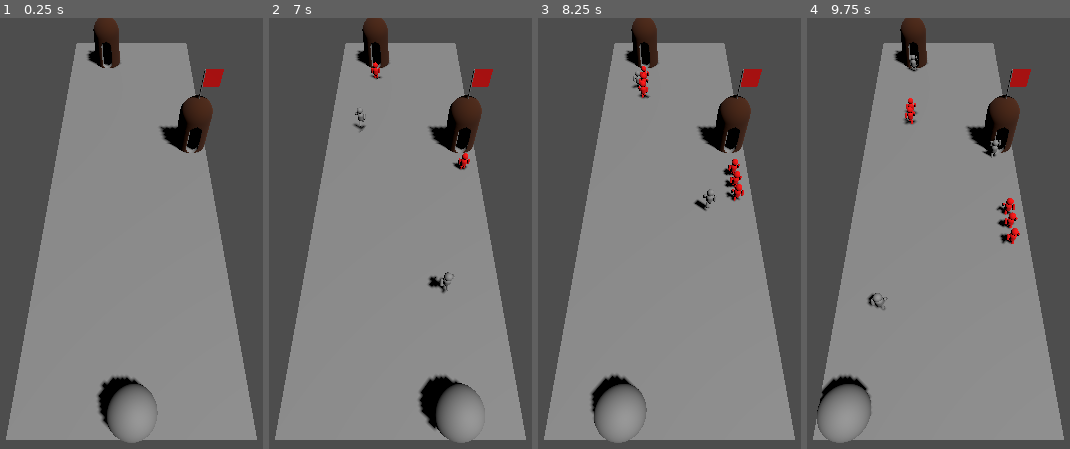
Above: before the commit, frames 1-4 (left to right).
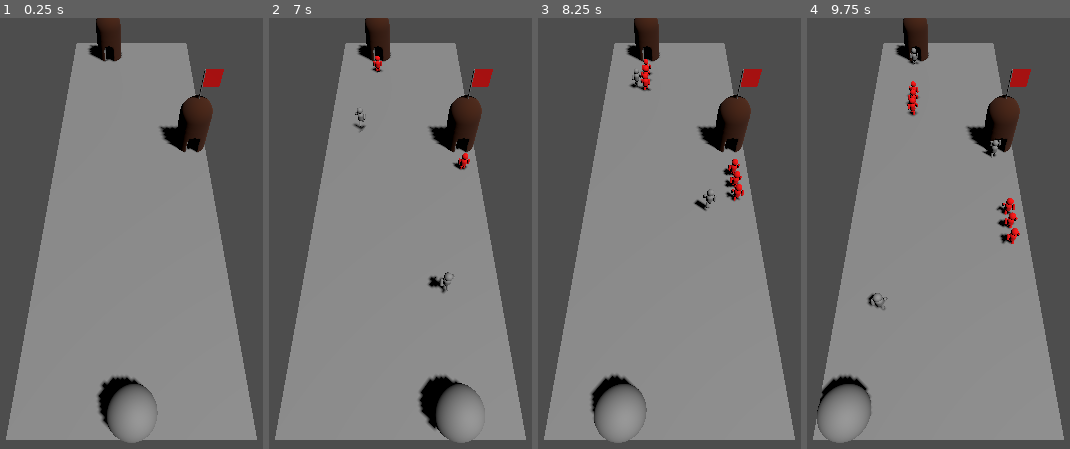
Above: after the commit, the same moments.

Repository: footinglow/Godot4
Game: Godot game, scene res://global.tscn
Same seed, same stepped clock (60 frames per second), same inputs: the game is played once before the commit and once after it.
Inputs (mouse positions are in pixels of both pictures, inside the frame that each line leads up to):
- Up to frame 1 (0.25 s): no input
- Up to frame 2 (7 s): tap Enter at 0.5, 2, 4.25 s; move the mouse to (outside the picture) at 0.52 s; click (outside the picture) at 0.67 s; tap Space at 1.25, 2.75 s; drag from (outside the picture) to (361, 332) at 1.27 s; move the mouse to (479, 142) at 2.02 s; click (479, 142) at 2.17 s; drag from (361, 332) to (outside the picture) at 2.77 s; move the mouse to (outside the picture) at 3.52 s; click (outside the picture) at 3.67 s; drag from (outside the picture) to (279, 130) at 4.27 s; move the mouse to (439, 242) at 5.02 s; click (439, 242) at 5.17 s; drag from (279, 130) to (outside the picture) at 5.77 s; move the mouse to (outside the picture) at 6.52 s; click (outside the picture) at 6.67 s
- Up to frame 3 (8.25 s): drag from (outside the picture) to (630, 332) at 7.27 s; move the mouse to (748, 142) at 8.02 s; click (748, 142) at 8.17 s
- Up to frame 4 (9.75 s): drag from (899, 332) to (outside the picture) at 8.77 s; move the mouse to (outside the picture) at 9.52 s; click (outside the picture) at 9.67 s

The runs differ from the first frame. In frame 1, 0.7% of the frame differs, in the area x 33-77%, y 0-32%; in frame 2, 0.8%; in frame 3, 1.0%; in frame 4, 1.1%.

Commit message:
砦の出入り口が大きすぎたので小さくして作り直しました。

Diff:
--- a/02_study/S14_CharacterDesign_Enemy/Design/design_enemy_fort.tres
+++ b/02_study/S14_CharacterDesign_Enemy/Design/design_enemy_fort.tres
@@ -1,4 +1,4 @@
-[gd_resource type="StandardMaterial3D" format=3 uid="uid://dtaqkcy5gkgnf"]
+[gd_resource type="StandardMaterial3D" format=3 uid="uid://do8us5mgynxmo"]
 
 [resource]
-albedo_color = Color(0.278431, 0.12549, 0.00784314, 1)
+albedo_color = Color(0.27451, 0.117647, 0, 1)
--- a/02_study/S14_CharacterDesign_Enemy/Design/design_enemy_fort.tscn
+++ b/02_study/S14_CharacterDesign_Enemy/Design/design_enemy_fort.tscn
@@ -1,55 +1,55 @@
-[gd_scene load_steps=9 format=3 uid="uid://b4w03cof6tlsu"]
+[gd_scene load_steps=9 format=3 uid="uid://b13uo1gn6ctqv"]
 
-[ext_resource type="Material" uid="uid://dtaqkcy5gkgnf" path="res://Design/design_enemy_fort.tres" id="1_34bre"]
-[ext_resource type="Material" uid="uid://dof1siy3wmxuk" path="res://Design/design_enemy_soldier.tres" id="2_350yp"]
+[ext_resource type="Material" uid="uid://do8us5mgynxmo" path="res://Design/design_enemy_fort.tres" id="1_lskdl"]
+[ext_resource type="Material" uid="uid://dof1siy3wmxuk" path="res://Design/design_enemy_soldier.tres" id="2_82fgb"]
 
-[sub_resource type="CylinderMesh" id="CylinderMesh_dvn38"]
-material = ExtResource("1_34bre")
+[sub_resource type="CylinderMesh" id="CylinderMesh_1xdxl"]
+material = ExtResource("1_lskdl")
 height = 1.0
 
-[sub_resource type="CapsuleMesh" id="CapsuleMesh_cog7c"]
-material = ExtResource("1_34bre")
+[sub_resource type="CapsuleMesh" id="CapsuleMesh_stds1"]
 height = 1.5
 
-[sub_resource type="CapsuleMesh" id="CapsuleMesh_8iagx"]
+[sub_resource type="CapsuleMesh" id="CapsuleMesh_5jdmb"]
 radius = 0.2
 height = 1.0
 
-[sub_resource type="CapsuleMesh" id="CapsuleMesh_tk28h"]
+[sub_resource type="CapsuleMesh" id="CapsuleMesh_leqso"]
 radius = 0.4
 height = 1.5
 
-[sub_resource type="CylinderMesh" id="CylinderMesh_6tyj4"]
+[sub_resource type="CylinderMesh" id="CylinderMesh_0mj0x"]
 top_radius = 0.02
 bottom_radius = 0.02
 height = 1.0
 
-[sub_resource type="BoxMesh" id="BoxMesh_xpxnx"]
-material = ExtResource("2_350yp")
+[sub_resource type="BoxMesh" id="BoxMesh_urfsx"]
+material = ExtResource("2_82fgb")
 size = Vector3(0.5, 0.5, 0.01)
 
 [node name="DesignEnemyFort" type="Node3D"]
 
 [node name="OuterWall" type="CSGMesh3D" parent="."]
-mesh = SubResource("CylinderMesh_dvn38")
+mesh = SubResource("CylinderMesh_1xdxl")
 
 [node name="Ceiling" type="CSGMesh3D" parent="OuterWall"]
 transform = Transform3D(1, 0, 0, 0, 1, 0, 0, 0, 1, 0, 0.4, 0)
-mesh = SubResource("CapsuleMesh_cog7c")
+mesh = SubResource("CapsuleMesh_stds1")
+material = ExtResource("1_lskdl")
 
 [node name="Doorway" type="CSGMesh3D" parent="OuterWall"]
-transform = Transform3D(1, 0, 0, 0, 1, 0, 0, 0, 1, 0, 0, 0.5)
+transform = Transform3D(1, 0, 0, 0, 1, 0, 0, 0, 1, 0, -0.4, 0.5)
 operation = 2
-mesh = SubResource("CapsuleMesh_8iagx")
+mesh = SubResource("CapsuleMesh_5jdmb")
 
 [node name="Room" type="CSGMesh3D" parent="OuterWall"]
 operation = 2
-mesh = SubResource("CapsuleMesh_tk28h")
+mesh = SubResource("CapsuleMesh_leqso")
 
-[node name="Flag" type="MeshInstance3D" parent="."]
+[node name="FlagPole" type="MeshInstance3D" parent="."]
 transform = Transform3D(1, 0, 0, 0, 1, 0, 0, 0, 1, 0, 1.5, 0)
-mesh = SubResource("CylinderMesh_6tyj4")
+mesh = SubResource("CylinderMesh_0mj0x")
 
-[node name="MeshInstance3D" type="MeshInstance3D" parent="Flag"]
+[node name="Flag" type="MeshInstance3D" parent="FlagPole"]
 transform = Transform3D(1, 0, 0, 0, 1, 0, 0, 0, 1, 0.25, 0.25, 0)
-mesh = SubResource("BoxMesh_xpxnx")
+mesh = SubResource("BoxMesh_urfsx")
--- a/02_study/S14_CharacterDesign_Enemy/global.tscn
+++ b/02_study/S14_CharacterDesign_Enemy/global.tscn
@@ -52,7 +52,7 @@
 shape = SubResource("BoxShape3D_1oetj")
 
 [node name="Enemy" parent="." instance=ExtResource("3_gxo67")]
-transform = Transform3D(1, 0, 0, 0, 1, 0, 0, 0, 1, -1, 0, -13)
+transform = Transform3D(1, 0, 0, 0, 1, 0, 0, 0, 1, -0.938611, 0, -13.4963)
 
 [node name="Enemy2" parent="." instance=ExtResource("3_gxo67")]
 transform = Transform3D(1, 0, 0, 0, 1, 0, 0, 0, 1, 2, 0, -8)
Not shown: 2 places in 02_study/S14_CharacterDesign_Enemy/enemy.tscn that only renumber resources
